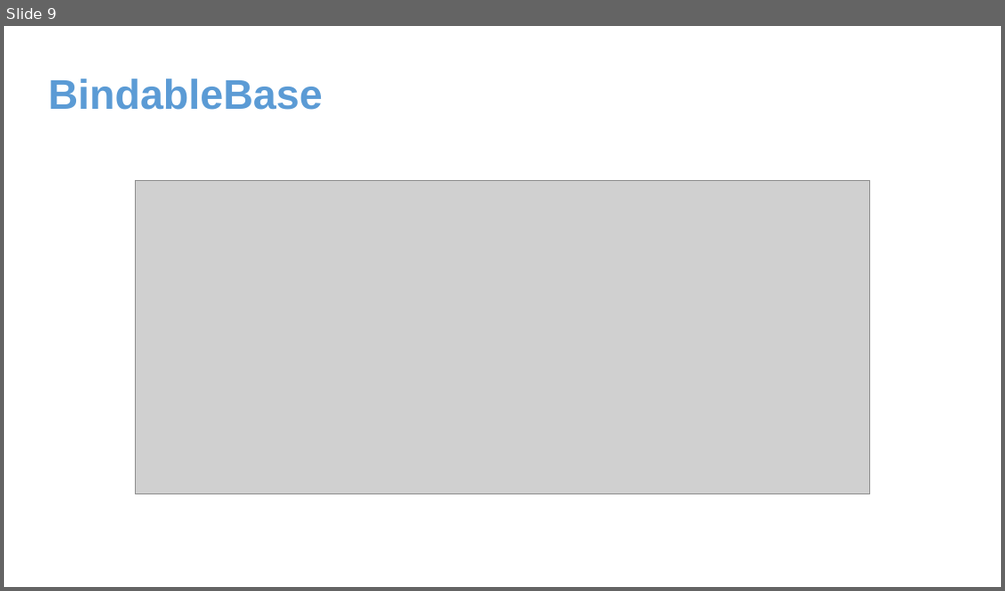
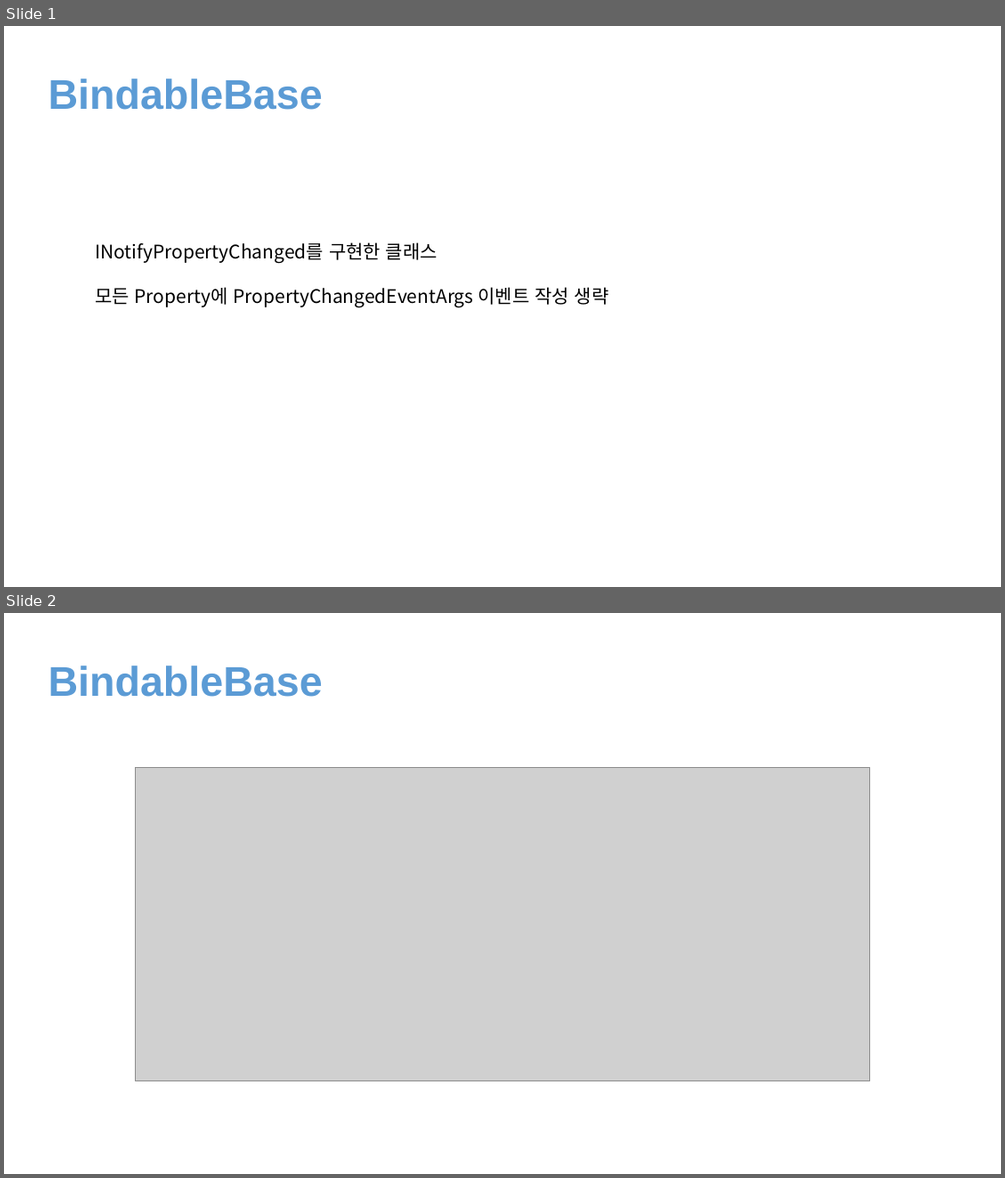
Before and after one commit to juniair/Summary-PPT, a slide deck: Prism.pptx. Shown one above the other, each under a label of ours: slide 9 before the commit, slides 1 and 2 after it. The pictures are 1005x591 and 1005x1178 pixels, drawn with LibreOffice and Linux fonts; fonts in the diff are those of the drawing; grey boxes stand for pictures. Boxes give left, top, right and bottom in pixels: in the first picture for what was removed or moved away, otherwise in the second. Text is boxed around its words. In the diff, an @@ line names an element or a change of style, - is before the commit and + after.

```diff
--- a/Prism.pptx
+++ b/Prism.pptx
@@ slide 1 added at bbox=[4, 26, 1001, 587], background #FFFFFF @@
@@ text added at bbox=[48, 79, 323, 110], 40 pt, text #5B9BD5, bold @@
+BindableBase
@@ text added at bbox=[95, 242, 609, 307], 18 pt, text #000000 @@
+INotifyPropertyChanged를 구현한 클래스
+모든 Property에 PropertyChangedEventArgs 이벤트 작성 생략
@@ what was slide 9 is now slide 2 @@
```
Also in this commit, not shown: 8 slides removed, 5 other files.
